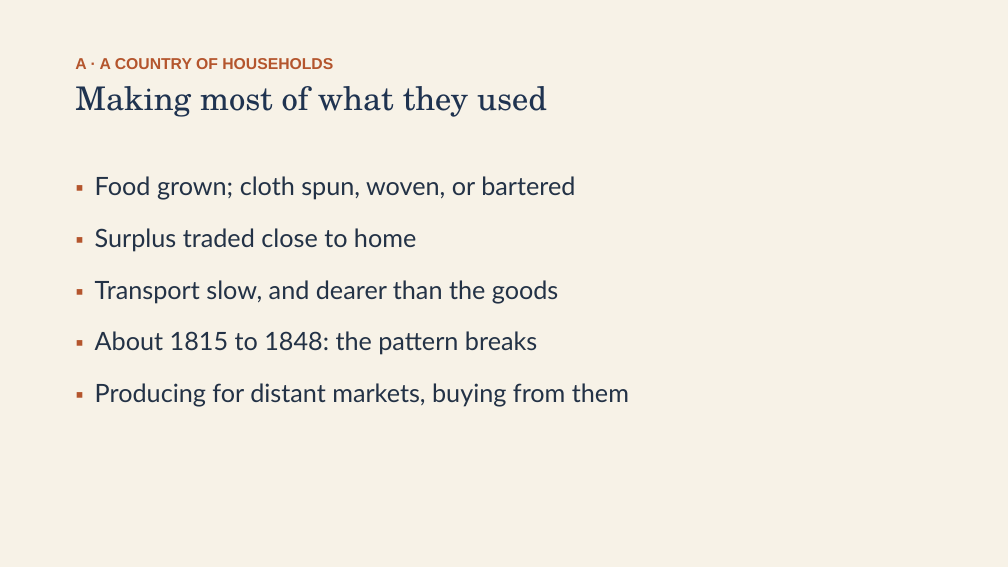
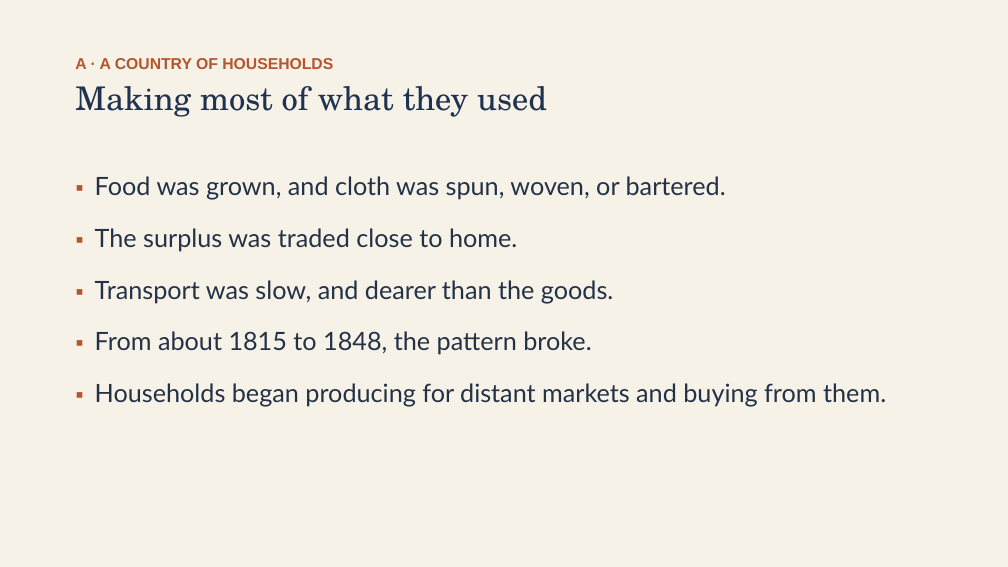
Before and after one commit to ab17gthb/humanities-curriculum-group, a slide deck: slide 5 of jackson-reform/lesson-05/lesson-05-slides.pptx. Drawn at 1008x567 pixels with LibreOffice and Linux fonts; fonts in the diff are those of the drawing. Boxes give left, top, right and bottom in pixels: in the first picture for what was removed or moved away, otherwise in the second. Text is boxed around its words. In the diff, an @@ line names an element or a change of style, - is before the commit and + after.

Commit message:
Rollout: JR L5 reworked and live (Market Revolution)

```diff
--- a/jackson-reform/lesson-05/lesson-05-slides.pptx
+++ b/jackson-reform/lesson-05/lesson-05-slides.pptx
@@ text at <box>95,176,886,406</box>: text changed @@
-▪ Food grown; cloth spun, woven, or bartered
-▪ Surplus traded close to home
-▪ Transport slow, and dearer than the goods
-▪ About 1815 to 1848: the pattern breaks
-▪ Producing for distant markets, buying from them
+▪ Food was grown, and cloth was spun, woven, or bartered.
+▪ The surplus was traded close to home.
+▪ Transport was slow, and dearer than the goods.
+▪ From about 1815 to 1848, the pattern broke.
+▪ Households began producing for distant markets and buying from them.
```
Also in this commit, not shown: 10 other slides changed, 6 other files.
